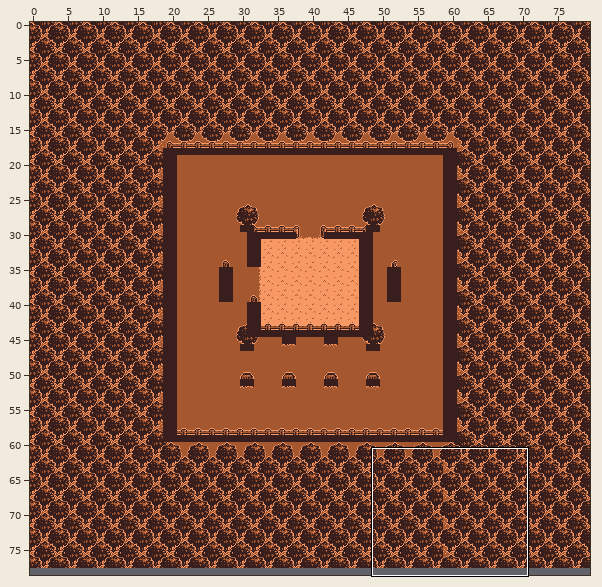
Tiled map -- assets/maps/2.tmx. Above, an overview of the earlier version with the close-up marked.
Close-up. Before the edit:
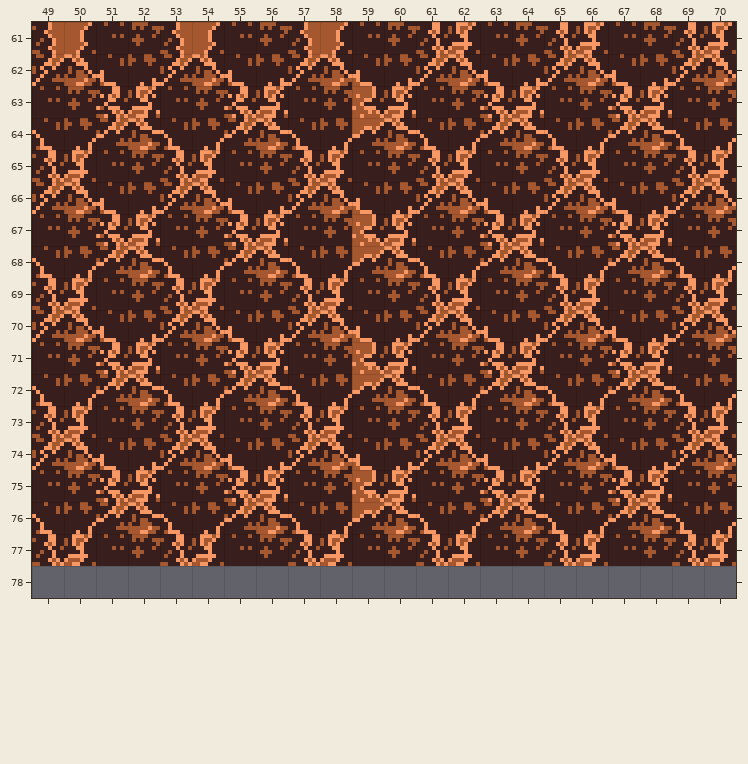
Cells are 8x8 px. Shown: x 49..70, y 61..78. The commit also changed other parts of the map, which this record leaves out. The old version is drawn lined up with the new one.
New version:
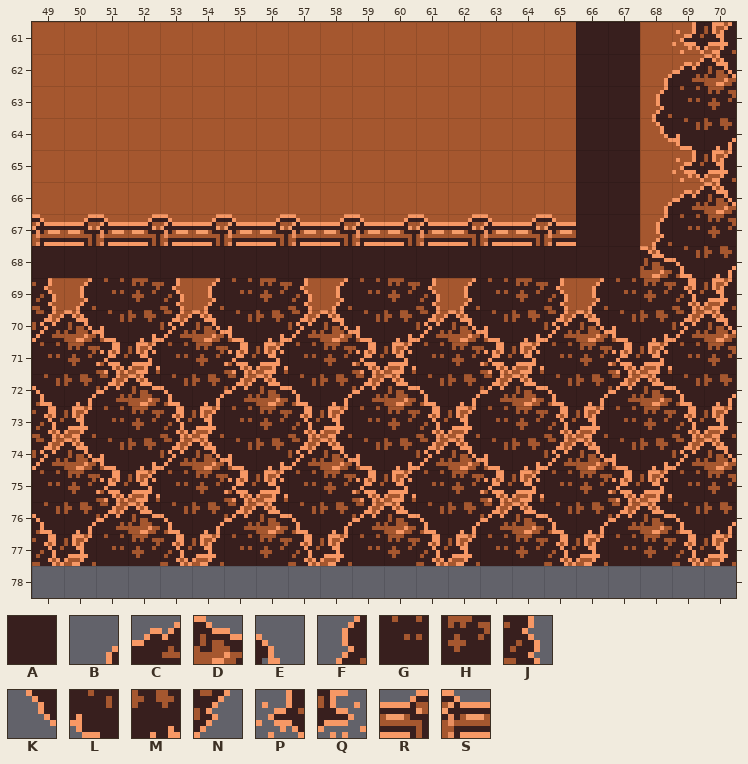
Key: from "environment": A 2, B 8, C 9, D 10, E 11, F 88, G 89, H 90, J 91, K 168, L 169, M 170, N 171, P 249, Q 250, R 642, S 963.
_ is an empty cell, # one hidden under a higher layer, . an unchanged one.
Edits made:
map size 80x78 -> 112x94 cells
--- layer "bottom"
@@ x 49..67 @@
-61 ............PQ..PQ.
-62 CDE#CDE#CD.#CDE#CDE
-63 GHJFGHJFGH.FGHJFGHJ
-64 LMNKLMNKLM.KLMNKLMN
-65 PQ..PQ..PQ..PQ..PQ.
-66 CDE#CDE#CD.#CDE#CDE
-67 GHJFGHJFGH.FGHJFGHJ
-68 LMNKLMNKLM.KLMNKLMN
-69 PQ..PQ..PQ..PQ..PQ.
-70 .........._........
-71 .........._........
-72 .........._........
+61 ............__..__.
+62 __________.________
+63 __________.________
+64 __________.________
+65 __..__..__..__..__.
+66 __________.________
+67 __________.________
+68 __________.________
+69 __..__..__..__..__.
+70 ..........E........
+71 ..........J........
+72 ..........N........
@@ x 59..59 @@
-74 _
-75 _
-76 _
+74 E
+75 J
+76 N
--- layer "middle"
@@ x 49..69 @@
-61 JFGHJFGHJFGHJFGHJFGHJ
-62 NKLMNKLMNKLMNKLMNKLMN
-63 ..PQ..PQ..PQ..PQ..PQ.
-64 EBCDEBCDEBCDEBCDEBCDE
-65 JFGHJFGHJFGHJFGHJFGHJ
-66 NKLMNKLMNKLMNKLMNKLMN
-67 ..PQ..PQ..PQ..PQ..PQ.
-68 EBCDEBCDEBCDEBCDEBC..
-69 JF..JF..JF..JF..JF...
+61 _____________________
+62 _____________________
+63 ..__..__..__..__..__.
+64 _____________________
+65 _____________________
+66 _____________________
+67 ..__..__..__..__..__.
+68 ___________________..
+69 __..__..__..__..__...
--- layer "top"
@@ x 49..65 @@
-67 _________________
+67 SRSRSRSRSRSRSRSRS
--- layer "above"
@@ x 49..66 @@
-69 __..__..__..__..__
+69 JF..JF..JF..JF..JF
--- layer "collision"
@@ x 49..67 @@
-61 .................__
-62 .................__
-63 .................__
-64 .................__
-65 .................__
-66 .................__
-67 .................__
-68 ___________________
+61 .................AA
+62 .................AA
+63 .................AA
+64 .................AA
+65 .................AA
+66 .................AA
+67 .................AA
+68 AAAAAAAAAAAAAAAAAAA
Where, in picture pixels (left, top, right, bottom), the same in both close-ups:
changed: (32, 22, 696, 390)
added: (352, 462, 376, 518)
